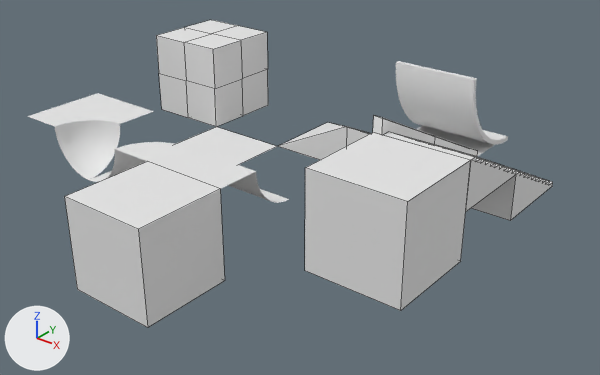
Before and after pictures for a commit that changed the FBX model Assets/fbx/skatepark.fbx.
Rendered twice from a 50 mm camera at (14.83, -10.92, 6.75) aimed at (4.88, 1.51, -0.96). Arrows for +X, +Y and +Z are at lower left; the lights stay in place. Mesh edges are drawn as thin lines on the coarser meshes. Where no turn or scale is listed for an object, it has been applied to the vertices.

The older version as bpy lines, for what is in view:
```python
me_cube_013 = bpy.data.meshes.new('Cube.013')
me_cube_013.from_pydata(...)  # 51 vertices, 29 faces; spans x -1.0..1.0, y -1.0..1.0, z 0.0..1.34
me_cube_013.materials.append(mat_vertex)  # white #e7e7e7
me_mesh = bpy.data.meshes.new('Mesh')
me_mesh.from_pydata(...)  # 103 vertices, 99 faces; spans x -1.0..1.0, y -1.11..1.0, z -1.11..1.0
me_mesh.materials.append(mat_vertex)  # white #e7e7e7
me_mesh_003 = bpy.data.meshes.new('Mesh.003')
me_mesh_003.from_pydata(...)  # 36 vertices, 17 faces; spans x -1.0..1.0, y -1.0..1.0, z -1.0..0.0
me_mesh_003.materials.append(mat_vertex)  # white #e7e7e7
ob_basin_t = bpy.data.objects.new('basin-T', me_mesh_003)
ob_basin_t.location = (4.0, 0.0, 0.0)
ob_floor_stairt = bpy.data.objects.new('floor-stairT', me_cube_013)
ob_floor_stairt.location = (8.0, 2.0, 0.0)
ob_halfpipet = bpy.data.objects.new('halfpipeT', me_mesh)
ob_halfpipet.location = (6.0, 6.0, 0.0)
# also in view: 'basin-innieL' at (0.0, 0.0, -0.5); 'Cube.001' at (0.0, 4.0, 0.0); 'basin-outieL' at (2.0, 0.0, -0.5); 'basin-rampL' at (4.0, 4.0, -0.5); 'floorX' at (4.0, -2.0, -1.0)
```
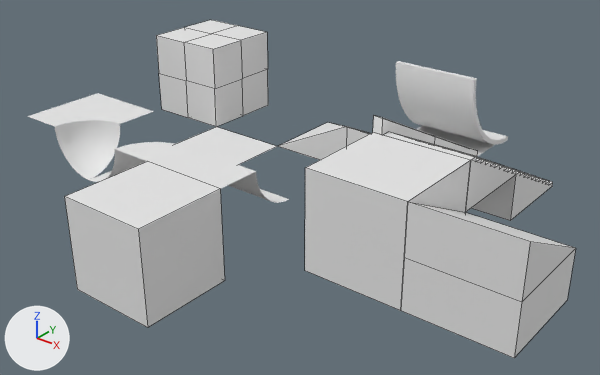
Changed parts and their boxes [x1, y1, x2, y2] in the pictures (600 x 375 px):
'floor-rampT', added: after [401, 202, 576, 358]

Edits to the bpy script that builds the scene:
```text
Add me_cube_019:
    me_cube_019.from_pydata([(1.0, 1.0, 0.0), (1.0, -1.0, 1.0), (-1.0, -1.0, 1.0), (-1.0, 1.0, 0.0), (1.0, -1.0, 0.0), (-1.0, -1.0, 0.0), (1.0, 1.0, -1.0), (-1.0, 1.0, -1.0), (1.0, -1.0, -1.0), (-1.0, -1.0, -1.0)], [], [(0, 3, 2, 1), (1, 2, 5, 4), (2, 3, 5), (1, 4, 0), (5, 3, 7, 9), (3, 0, 6, 7), (0, 4, 8, 6), (4, 5, 9, 8)])
    me_cube_019.materials.append(mat_vertex)  # white #e7e7e7
Add ob_floor_rampt:
    ob_floor_rampt = bpy.data.objects.new('floor-rampT', me_cube_019)
    ob_floor_rampt.location = (10.0, 0.0, 0.0)
```
